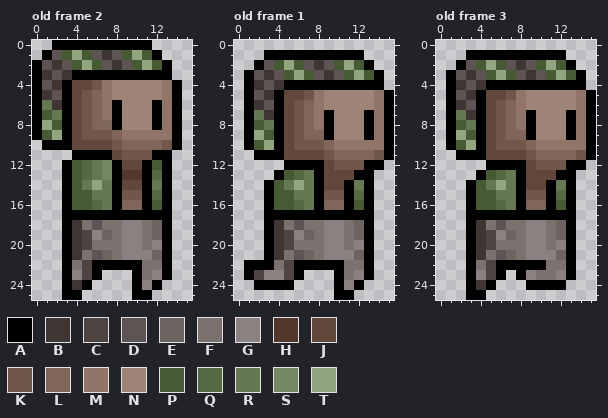
One commit to this pixel-art file: Assets/Artwork/Characters/Bob/Bob Running.aseprite. Above: the version before the commit.
16x26 pixels, 4 frames. Shown: old frame 2, old frame 1, old frame 3. The commit also changed other frames, which this record leaves out.
Palette (. is transparent): A #000000  B #3f3634  C #4e4543  D #5e5453  E #6d6462  F #7b7270  G #8b8180  H #52382c  J #62483b  K #71574a  L #806659  M #907568  N #9e8477  P #465a34  Q #556943  R #647852  S #748862  T #91a67f
Pixels before, old frame 2, first column x 0:
 0 ..AAAAAAAAAA...
 1 .ADPTPDBDPTPA..
 2 ADBDPTPDBDPTPA.
 3 ABDBAAAAAAAAAA.
 4 ADBAJJKMNNNNNMA
 5 ABDAJKLMNNNNNMA
 6 ARBAJKLMANNNAMA
 7 APRAJKLMANNNAMA
 8 ATPAJKLLANNNAMA
 9 APTAJKKKLMMMMMA
10 .AAAJJJJKLLLLKA
11 ....AAAAJKKKAA.
12 ...APQRSAJJAPA.
13 ...APQRSAHHAQA.
14 ...APRTRAJJARA.
15 ...APPRRAKKAQA.
16 ...APPQRALLAPA.
17 ...AAAAAAAAAAA.
18 ...ABFDFFGGFEA.
19 ...ABCGEFGGFEA.
20 ...ABCFFFGGFGA.
21 ...ABFDEFGGGEA.
22 ...AFCAAAAAFFA.
23 ...AGCA...AFGA.
24 ...ABA....AGA..
25 ...AA.....AA...
Pixels before, old frame 1, first column x 1:
 1 ..AAAAAAAAAA...
 2 .ADPTPDBDPTPA..
 3 ADBDPTPDBDPTPA.
 4 ABDBAAAAAAAAAA.
 5 ADBAJJKMNNNNNMA
 6 ABDAJKLMNNNNNMA
 7 ARBAJKLMANNNAMA
 8 APRAJKLMANNNAMA
 9 ATPAJKLLANNNAMA
10 APTAJKKKLMMMMMA
11 .AAAJJJJKLLLLKA
12 ....AAAAJKKKAA.
13 ...APQRAJJJAA..
14 ..APRTRAJJARA..
15 ..APPRRAKKAQA..
16 ..APPQRALLAPA..
17 ..AAAAAAAAAAA..
18 ..ABFDFFGGFEA..
19 ..ABCGEFGGFEA..
20 ..ABCFFFGGFGA..
21 ..ABFDEFGGGEA..
22 AAAFCAAAAAFFA..
23 ACGGCA...AFGA..
24 .AAAA....AGA...
25 .........AA....
Pixels before, old frame 3, first column x 1:
 1 ..AAAAAAAAAA...
 2 .ADPTPDBDPTPA..
 3 ADBDPTPDBDPTPA.
 4 ABDBAAAAAAAAAA.
 5 ADBAJJKMNNNNNMA
 6 ABDAJKLMNNNNNMA
 7 ARBAJKLMANNNAMA
 8 APRAJKLMANNNAMA
 9 ATPAJKLLANNNAMA
10 APTAJKKKLMMMMMA
11 .AAAJJJJKLLLLKA
12 ....AAAAJKKKAA.
13 ...APQRAJJJAA..
14 ..APRTRAJJARA..
15 ..APPRRAKKAQA..
16 ..APPQRALLAPA..
17 ..AAAAAAAAAAA..
18 ..ABFDFFGGFEA..
19 ..ABCGEFGGFEA..
20 ..ABCFFFGGFGA..
21 ..ABFDEFGGGEA..
22 ..AFCAAAAAFFA..
23 ..AGCA.AGFFGA..
24 ..ABA...AAAA...
25 ..AA...........
The result:
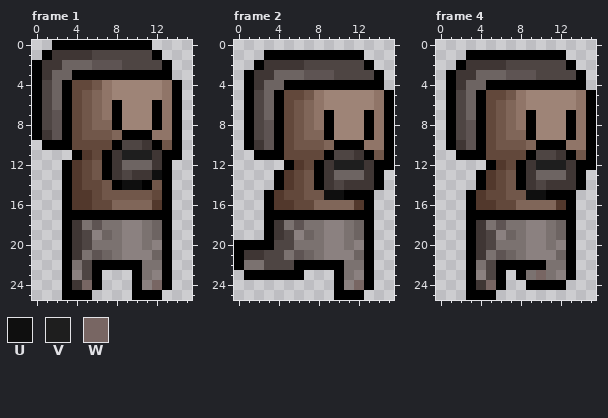
Colours new in this view: U #0f0f0f  V #1e1e1e  W #786663
A new or re-ordered frame is compared with the old frame closest to it.
The edit:
frames re-ordered
Frame 1 against old frame 2, layer "Flattened":
y 1: x 2..11 DPTPDBDPTP -> BBBBCCCCCC
y 2: x 1 D -> B; x 3..6 DPTP -> EEED; x 8..12 BDPTP -> DCCCC
y 3: x 2..3 DB -> EE
y 4: x 1..2 DB -> CE
y 5: x 1..2 BD -> CE
y 6: x 1..2 RB -> CE
y 7: x 1..2 PR -> CD
y 8: x 1..2 TP -> CD
y 9: x 1..2 PT -> BD; x 9..11 MMM -> AAA
y 10: x 8..12 KLLLL -> ACCBA
y 11: x 5..6 AA -> HJ; x 8..12 JKKKA -> BVVVB; x 14 . -> A
y 12: x 4..12 PQRSAJJAP -> HJKABEEEB
y 13: x 4..12 PQRSAHHAQ -> HJKABCBBU
y 14: x 4..7 PRTR -> HJJK; x 9..10 JJ -> UU; x 12 R -> K
y 15: x 4..8 PPRRA -> HHJKK; x 11..12 AQ -> KJ
y 16: x 4..8 PPQRA -> HHJJL; x 11..12 AP -> LH
y 24: x 5..6 A. -> WA; x 12..13 A. -> WA
y 25: x 5 . -> A; x 12 . -> A
Frame 2 against old frame 1, layer "Flattened":
y 2: x 3..12 DPTPDBDPTP -> BBBBCCCCCC
y 3: x 2 D -> B; x 4..7 DPTP -> EEED; x 9..13 BDPTP -> DCCCC
y 4: x 3..4 DB -> EE
y 5: x 2..3 DB -> CE
y 6: x 2..3 BD -> CE
y 7: x 2..3 RB -> CE
y 8: x 2..3 PR -> CD
y 9: x 2..3 TP -> CD
y 10: x 2..3 PT -> BD; x 10..12 MMM -> AAA
y 11: x 9..13 KLLLL -> ACCBA
y 12: x 6..7 AA -> HJ; x 9..13 JKKKA -> BVVVB; x 15 . -> A
y 13: x 5..7 PQR -> HJK; x 9..14 JJJAA. -> BEEEBA
y 14: x 3..7 APRTR -> .AHJK; x 9..14 JJARA. -> BCBBBA
y 15: x 4..10 PPRRAKK -> HJJKKUU; x 12 Q -> A
y 16: x 4..8 PPQRA -> HHJJL; x 11..12 AP -> LH
y 20: x 0..2 ... -> AAA; x 4 B -> C
y 21: x 0..4 ...AB -> ABBCC
y 22: x 0..4 .AAAF -> AFFCC
y 23: x 2..5 CGGC -> AAAA
y 24: x 2..5 AAAA -> ....; x 12..13 A. -> WA
y 25: x 12 . -> A
Frame 4 against old frame 3, layer "Flattened":
y 2: x 3..12 DPTPDBDPTP -> BBBBCCCCCC
y 3: x 2 D -> B; x 4..7 DPTP -> EEED; x 9..13 BDPTP -> DCCCC
y 4: x 3..4 DB -> EE
y 5: x 2..3 DB -> CE
y 6: x 2..3 BD -> CE
y 7: x 2..3 RB -> CE
y 8: x 2..3 PR -> CD
y 9: x 2..3 TP -> CD
y 10: x 2..3 PT -> BD; x 10..12 MMM -> AAA
y 11: x 9..13 KLLLL -> ACCBA
y 12: x 6..7 AA -> HJ; x 9..13 JKKKA -> BVVVB; x 15 . -> A
y 13: x 5..7 PQR -> HJK; x 9..14 JJJAA. -> BEEEBA
y 14: x 3..7 APRTR -> .AHJK; x 9..14 JJARA. -> BCBBBA
y 15: x 4..10 PPRRAKK -> HJJKKUU; x 12 Q -> A
y 16: x 4..8 PPQRA -> HHJJL; x 11..12 AP -> LH
y 23: x 9..10 GF -> FW
y 24: x 5..6 A. -> WA
y 25: x 5 . -> A
Where, in picture pixels (left, top, right, bottom), the same in both pictures:
changed: (42, 50, 182, 210)
changed: (82, 280, 102, 300)
changed: (152, 280, 172, 300)
changed: (234, 60, 394, 300)
changed: (456, 60, 596, 210)
changed: (486, 270, 546, 300)
